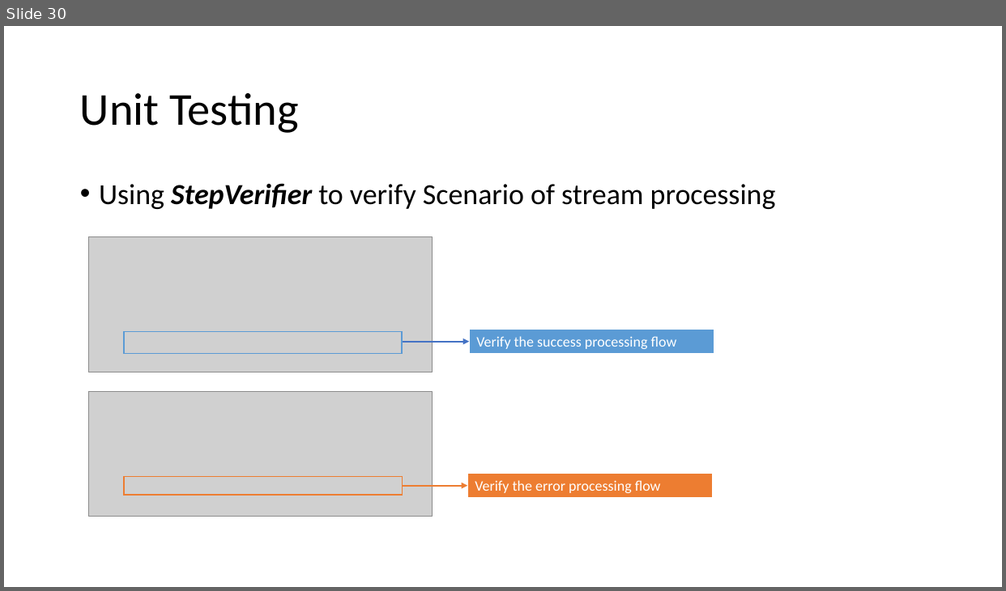
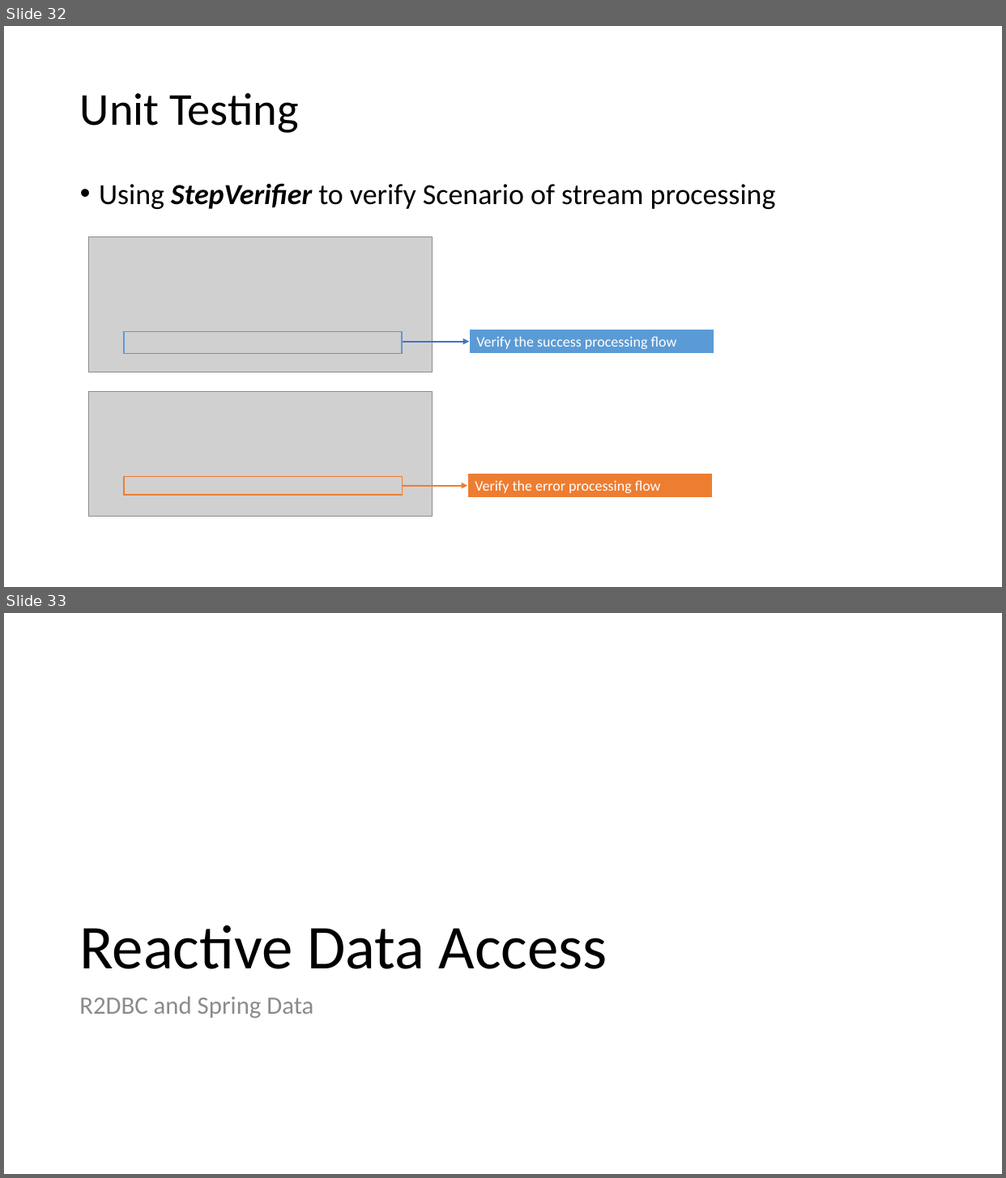
Before and after one commit to vietvuhoang/java-reactor-demo, a slide deck: doc/ReactiveProgramming.Java.pptx. Shown one above the other, each under a label of ours: slide 30 before the commit, slides 32 and 33 after it. The pictures are 1006x591 and 1006x1178 pixels, drawn with LibreOffice and Linux fonts; fonts in the diff are those of the drawing; grey boxes stand for pictures. Boxes give left, top, right and bottom in pixels: in the first picture for what was removed or moved away, otherwise in the second. Text is boxed around its words. In the diff, an @@ line names an element or a change of style, - is before the commit and + after.

```diff
--- a/doc/ReactiveProgramming.Java.pptx
+++ b/doc/ReactiveProgramming.Java.pptx
@@ slide 33 added at [4, 613, 1002, 1174], background #FFFFFF @@
@@ title added at [79, 925, 607, 969], 60 pt, text #000000 @@
+Reactive Data Access
@@ text added at [79, 996, 313, 1018], 24 pt, text #8C8C8C @@
+R2DBC and Spring Data
@@ what was slide 30 is now slide 32 @@
```
Also in this commit, not shown: 5 slides changed, 3 other slides added, 2 other files.
